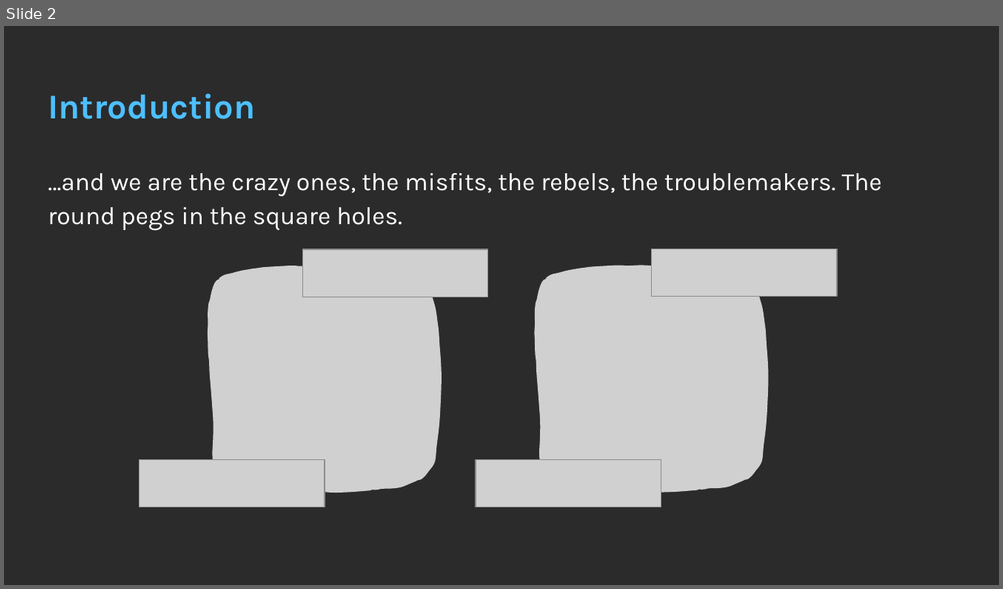
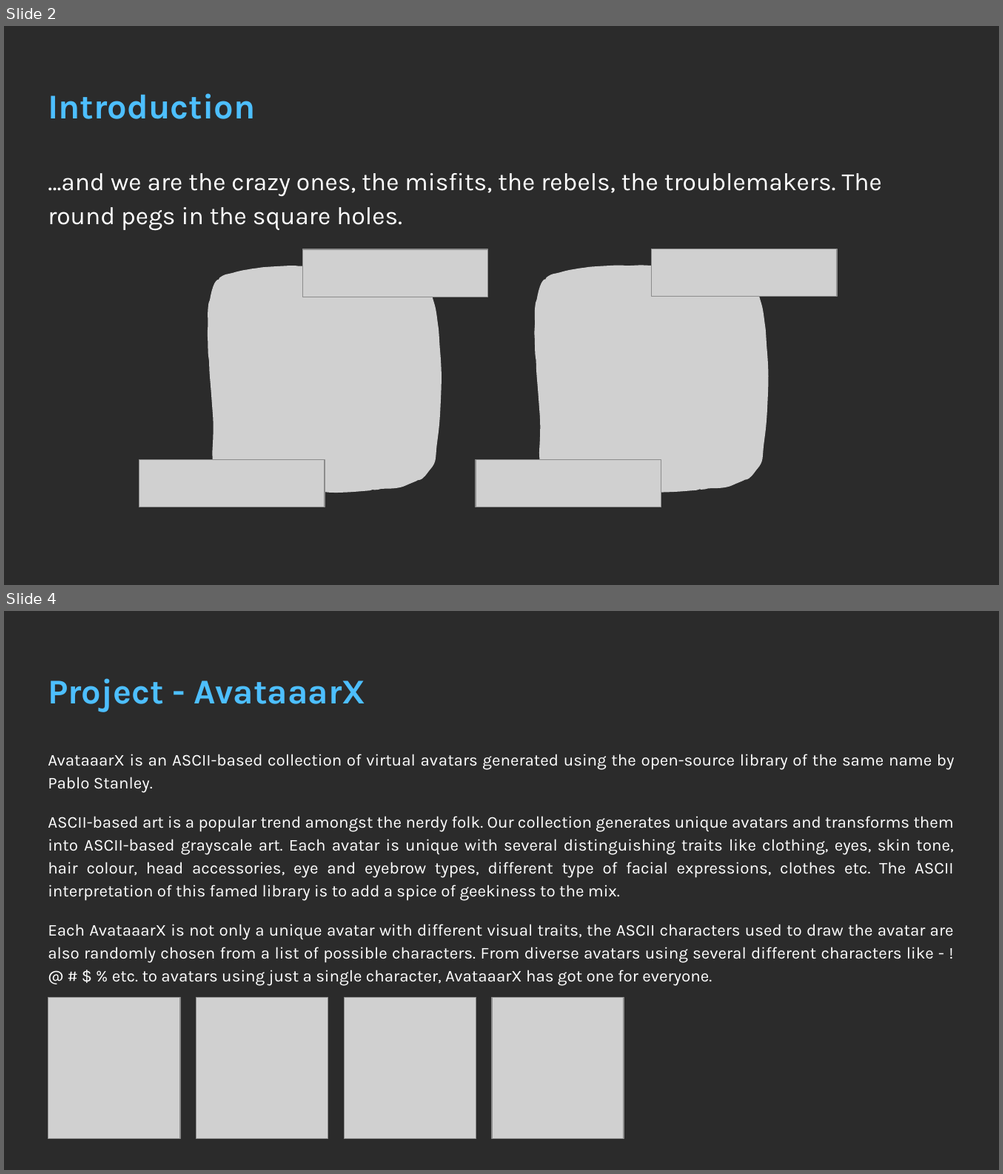
Before and after one commit to skhiearth/AvataaarsX, a slide deck: NFT Vision Hack Deck.pptx. Shown one above the other, each under a label of ours: slide 2 before the commit, slides 2 and 4 after it; the slides between them are not shown. The pictures are 1003x589 and 1003x1174 pixels, drawn with LibreOffice and Linux fonts; fonts in the diff are those of the drawing; grey boxes stand for pictures; background and template pictures are left out; a plain dark background stands for a picture behind light text. Boxes give left, top, right and bottom in pixels: in the first picture for what was removed or moved away, otherwise in the second. Text is boxed around its words. In the diff, an @@ line names an element or a change of style, - is before the commit and + after.

Commit message:
final deck

```diff
--- a/NFT Vision Hack Deck.pptx
+++ b/NFT Vision Hack Deck.pptx
@@ slide 4 added at (x1=4, y1=611, x2=999, y2=1170), background picture (left out) @@
@@ title added at (x1=48, y1=678, x2=366, y2=712), 25.2 pt, text #4DBFFF, bold @@
+Project - AvataaarX
@@ text added at (x1=48, y1=754, x2=954, y2=986), 12 pt, text #FFFFFF @@
+AvataaarX is an ASCII-based collection of virtual avatars generated using the open-source library of the same name by Pablo Stanley.
+ASCII-based art is a popular trend amongst the nerdy folk. Our collection generates unique avatars and transforms them into ASCII-based grayscale art. Each avatar is unique with several distinguishing traits like clothing, eyes, skin tone, hair colour, head accessories, eye and eyebrow types, different type of facial expressions, clothes etc. The ASCII interpretation of this famed library is to add a spice of geekiness to the mix.
+Each AvataaarX is not only a unique avatar with different visual traits, the ASCII characters used to draw the avatar are also randomly chosen from a list of possible characters. From diverse avatars using several different characters like - ! @ # $ % etc. to avatars using just a single character, AvataaarX has got one for everyone.
@@ picture added at (x1=48, y1=998, x2=181, y2=1139) @@
@@ picture added at (x1=196, y1=998, x2=328, y2=1139) @@
@@ picture added at (x1=344, y1=998, x2=476, y2=1139) @@
@@ picture added at (x1=492, y1=998, x2=623, y2=1139) @@
```
Also in this commit, not shown: 1 slide changed, 2 other slides added, 3 slides removed, 3 other files.
